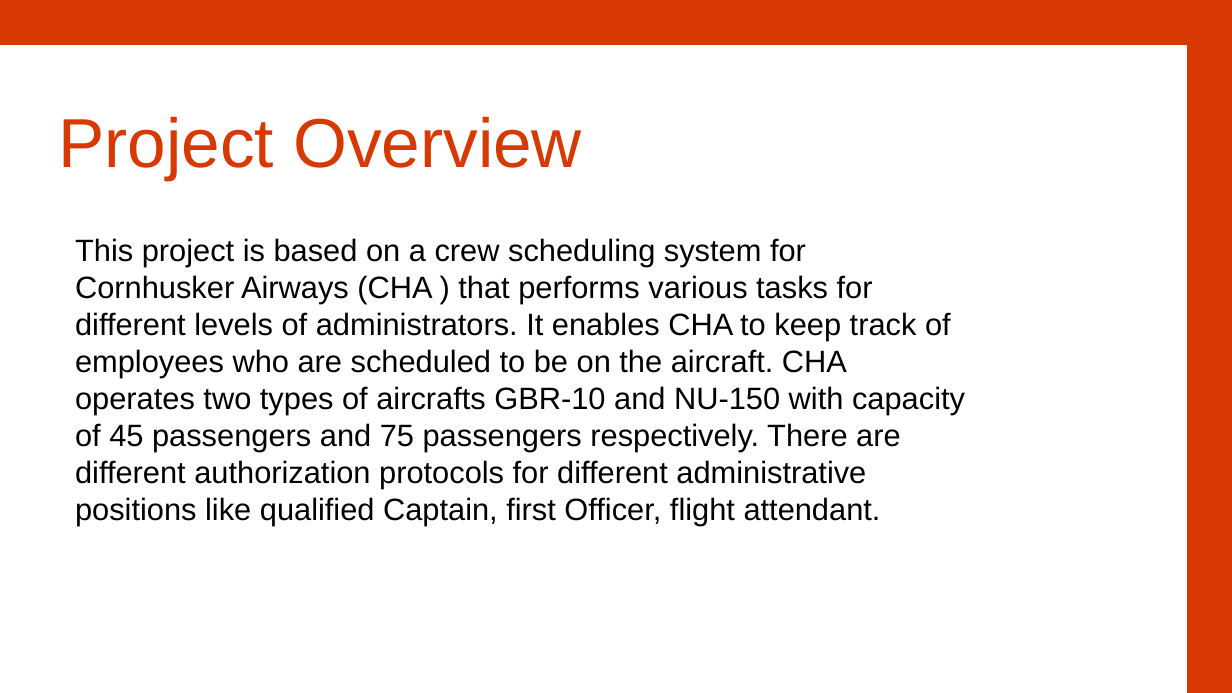
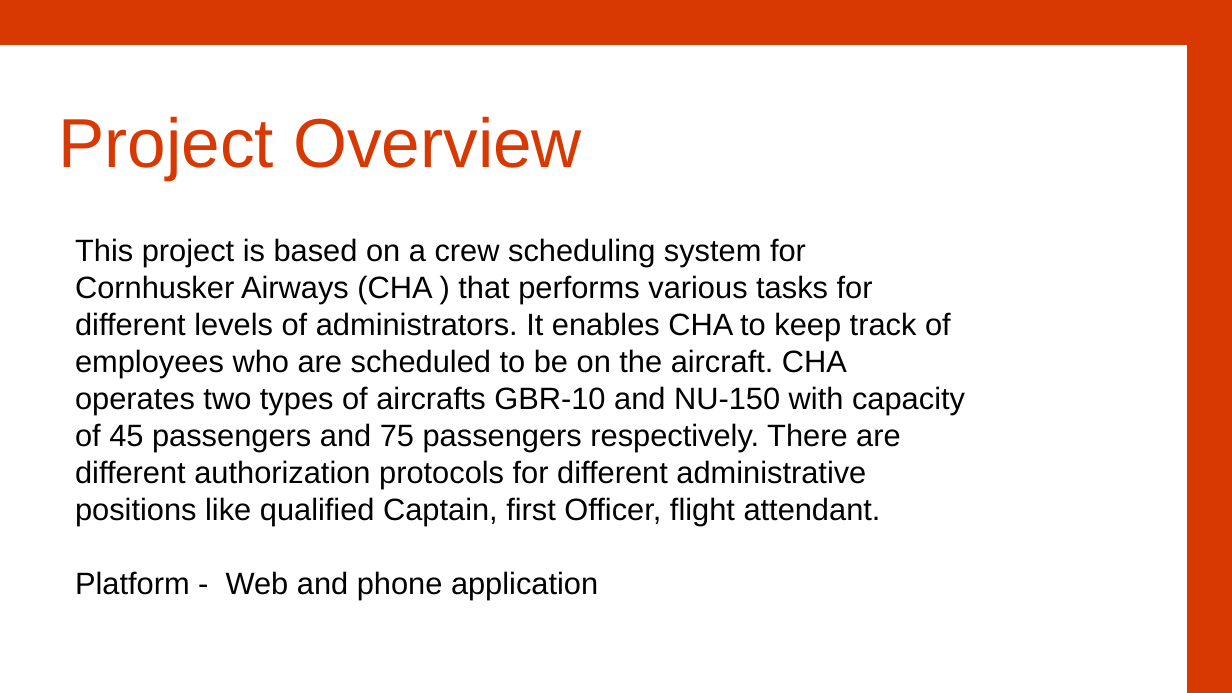
Before and after one commit to dipalbhandari/Crew-Scheduler-Android-App, a slide deck: slide 4 of Retrospective Slide/Team08-Retrospective2_Updated.pptx. Drawn at 1232x693 pixels with LibreOffice and Linux fonts; fonts in the diff are those of the drawing. Boxes give left, top, right and bottom in pixels: in the first picture for what was removed or moved away, otherwise in the second. Text is boxed around its words. In the diff, an @@ line names an element or a change of style, - is before the commit and + after.

```diff
--- a/Retrospective Slide/Team08-Retrospective2_Updated.pptx
+++ b/Retrospective Slide/Team08-Retrospective2_Updated.pptx
@@ text at (75, 571, 598, 599): paragraph added @@
+Platform - Web and phone application
```
Also in this commit, not shown: 3 other slides changed.
